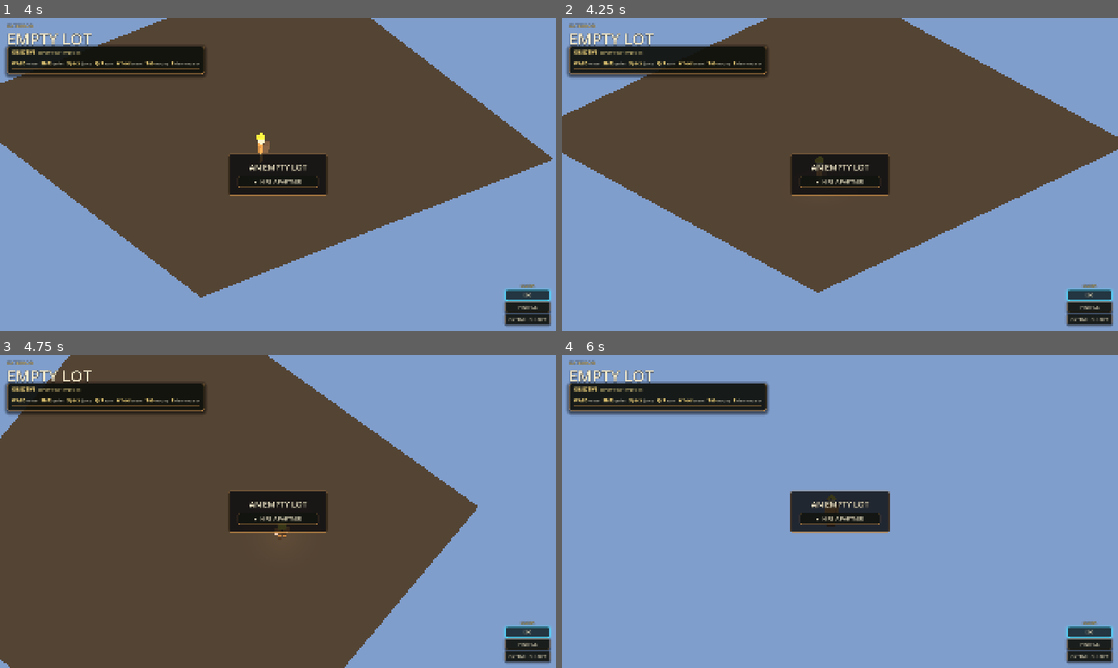
Above: before the commit, frames 1-4 (two rows, left to right).
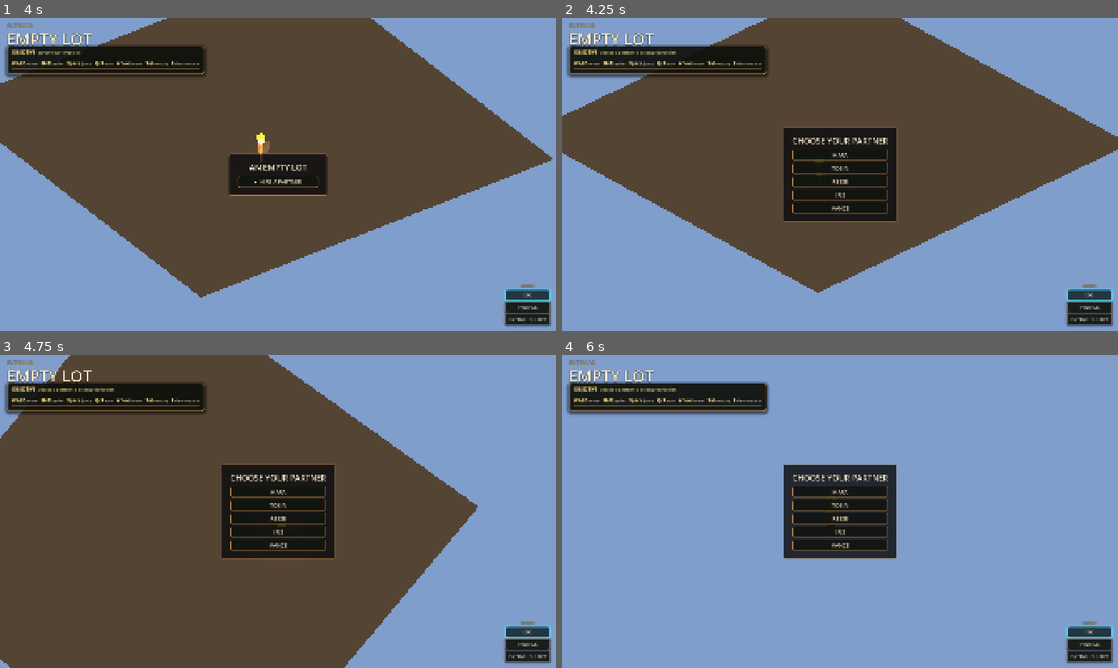
Above: after the commit, the same moments.

Repository: jaredclarkgay/space-tower-iso
Game: Godot game, scene res://scenes/tower/tower.tscn
The game is run twice, just before and just after one commit, with the same random seed, the same clock (stepped at 60 frames per second) and the same inputs.
Inputs (mouse positions are in pixels of both pictures, inside the frame that each line leads up to):
- Up to frame 1 (4 s): tap Enter at 0.5 s; move the mouse to (400, 158) at 0.52 s; hold D (move_right) 0.53-1.25 s; hold Middle mouse button (camera_pan) 0.53-1.25 s; click (400, 158) at 0.67 s; tap Space (jump) at 0.77, 3.5, 3.77 s; drag from (166, 190) to (250, 237) at 1.27 s; move the mouse to (333, 105) at 2.02 s; hold D (move_right) 2.03-2.75 s; hold R (camera_rotate_right) 2.03-2.75 s; drag from (250, 237) to (111, 127) at 2.77 s; move the mouse to (444, 221) at 3.52 s; hold A (move_left) from 3.53 s (still down); hold Mouse wheel down (camera_zoom_out) from 3.53 s (still down)
- Up to frame 2 (4.25 s): keep holding A (move_left); keep holding Mouse wheel down (camera_zoom_out); tap ] (debug_advance_phase, bound only after the commit) at 4.15 s
- Up to frame 3 (4.75 s): release A (move_left) at 4.25 s; release Mouse wheel down (camera_zoom_out) at 4.25 s; drag from (111, 464) to (194, 433) at 4.27 s
- Up to frame 4 (6 s): move the mouse to (867, 511) at 5.02 s; hold S (move_down) 5.03-5.75 s; tap P (plant) at 5.1 s; click (867, 511) at 5.17 s; drag from (756, 433) to (728, 527) at 5.77 s

Frame 1 is identical in both runs. In frame 2, 4.4% of the frame differs, in the area x 6-61%, y 10-66%; in frame 3, 4.4%; in frame 4, 5.6%.

Commit message:
feat(director): walkable phase stubs + debug advance (step 5)
The mid/late phases (BUILD_STRUCTURE..TEMPORAL) are no-op transitions for now;
this makes the full 7-phase enum steppable end to end and proves each emits
cleanly.

- game_director.advance_phase(): next phase, wrapping at TEMPORAL.
- debug_advance_phase input action on ] (mirrors the \ debug_floor_switch).
- tower_controller._debug_advance_phase(): advances the director and keeps the
  world coherent -- leaving the exterior beats enters the tower; wrapping back
  to EMPTY_LOT re-enters the lot (new enter_exterior() helper, also used by the
  boot branch).

Verified (windowed): walked all phases from boot -- 0/1 on the lot, 2-6 in the
tower, wrap returns to the lot; objective line updates each step; no errors.

This completes the GameDirector phase: director sequences the arc end to end,
EMPTY_LOT + HIRE_PARTNER are the real opening beats, old boot preserved behind
BOOT_TO_EXTERIOR, hire has zero mechanical consequence, GameState stays pure
data, one new autoload, Cody + interiors untouched.

Co-Authored-By: Claude Opus 4.8 (1M context) <noreply@anthropic.com>

Diff:
--- a/autoloads/game_director.gd
+++ b/autoloads/game_director.gd
@@ -36,5 +36,12 @@
 	_mirror()
 	phase_changed.emit(current_phase)
 
+# Debug/sequencing helper: step to the next phase, wrapping at the end. The
+# mid/late phases (BUILD_STRUCTURE..TEMPORAL) are no-op transitions for now (no
+# gates yet) — this walks the full enum end to end.
+func advance_phase() -> void:
+	set_phase((current_phase + 1) % (Phase.TEMPORAL + 1))
+
+
 func _mirror() -> void:
 	_gs.phase = current_phase
--- a/project.godot
+++ b/project.godot
@@ -148,6 +148,11 @@
 "events": [Object(InputEventKey,"resource_local_to_scene":false,"resource_name":"","device":-1,"window_id":0,"alt_press …(191 unchanged characters)…
 ]
 }
+debug_advance_phase={
+"deadzone": 0.5,
+"events": [Object(InputEventKey,"resource_local_to_scene":false,"resource_name":"","device":-1,"window_id":0,"alt_pressed":false,"shift_pressed":false,"ctrl_pressed":false,"meta_pressed":false,"pressed":false,"keycode":93,"physical_keycode":0,"key_label":0,"unicode":93,"location":0,"echo":false,"script":null)
+]
+}
 survey={
 "deadzone": 0.5,
 "events": [Object(InputEventKey,"resource_local_to_scene":false,"resource_name":"","device":-1,"window_id":0,"alt_press …(195 unchanged characters)…
--- a/scenes/tower/tower_controller.gd
+++ b/scenes/tower/tower_controller.gd
@@ -98,10 +98,7 @@
 		var gd: Node = get_node_or_null("/root/GameDirector")
 		var to_exterior: bool = bool(_c.BOOT_TO_EXTERIOR) and gd != null and int(gd.current_phase) == 0 and _empty_lot != null
 		if to_exterior:
-			_exterior = true
-			_player.global_position = _empty_lot.spawn_position()
-			if _player.has_method("set_spawn_here"):
-				_player.set_spawn_here()
+			enter_exterior()
 		else:
 			_spawn_in_garden()
 			if _empty_lot:
@@ -131,6 +128,21 @@
 		(_player as CharacterBody3D).velocity = Vector3.ZERO
 	_spawn_in_garden()
 	_hud_level = -1   # force the HUD to re-push the floor header
+	_update(true)
+
+
+# Enter (or return to) the exterior empty lot: spawn the player on the lot and
+# flip on exterior mode. Used by the boot branch and by the debug phase walk
+# when it wraps back to EMPTY_LOT.
+func enter_exterior() -> void:
+	_exterior = true
+	if _player is CharacterBody3D:
+		(_player as CharacterBody3D).velocity = Vector3.ZERO
+	if _empty_lot:
+		_player.global_position = _empty_lot.spawn_position()
+	if _player.has_method("set_spawn_here"):
+		_player.set_spawn_here()
+	_hud_level = -3   # force the exterior header to re-push (distinct from -2/-1)
 	_update(true)
 
 
@@ -163,6 +175,11 @@
 	# top). Temporary traversal aid until the elevator platform lands (2b).
 	if Input.is_action_just_pressed(&"debug_floor_switch"):
 		_debug_cycle_floor()
+	# Debug: ] walks the GameDirector phase, keeping the world coherent (the
+	# exterior beats stay on the lot; advancing inward enters the tower; wrapping
+	# back to EMPTY_LOT returns to the lot).
+	if Input.is_action_just_pressed(&"debug_advance_phase"):
+		_debug_advance_phase()
 	# Ceiling bonk → a localized glass glow at the hit point on the floor above.
 	if _player and _player.has_method("is_on_ceiling") and _player.is_on_ceiling():
 		_ceiling_pulse = 1.0
@@ -310,6 +327,19 @@
 		(_player as CharacterBody3D).velocity = Vector3.ZERO
 
 
+func _debug_advance_phase() -> void:
+	var gd: Node = get_node_or_null("/root/GameDirector")
+	if gd == null:
+		return
+	gd.advance_phase()
+	var phase: int = int(gd.current_phase)
+	var on_exterior_beat: bool = phase == 0 or phase == 1   # EMPTY_LOT / HIRE_PARTNER
+	if _exterior and not on_exterior_beat:
+		enter_tower()
+	elif not _exterior and on_exterior_beat:
+		enter_exterior()
+
+
 func _level_for_y(py: float) -> int:
 	var top_y: float = float(_c.FLOOR_3D_TOP_Y)
 	var level: int = int(_floors[0].level)
Not shown, changed: agent/session_log.md
